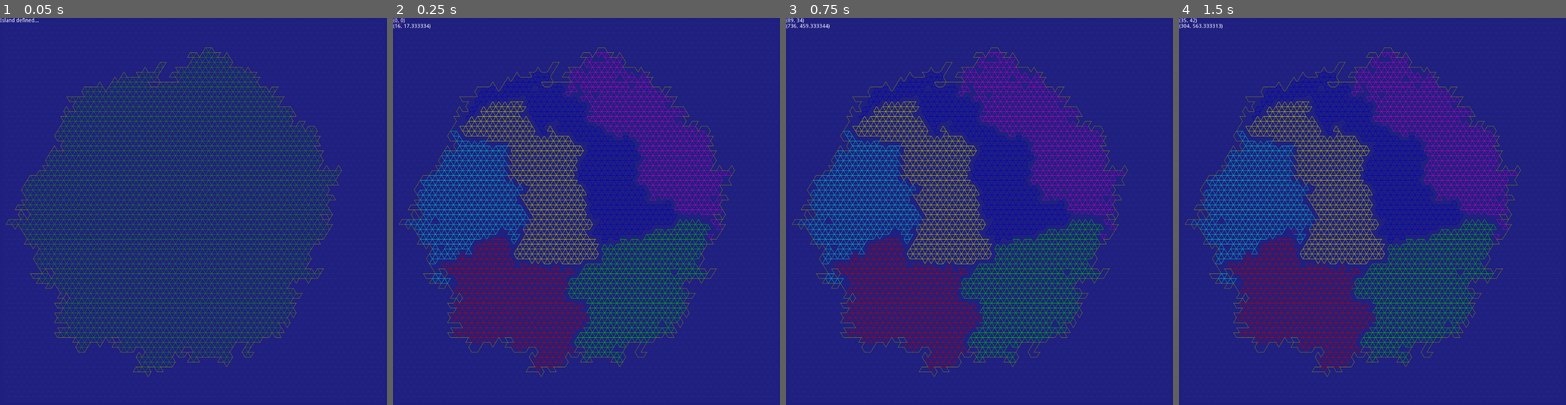
Above: before the commit, frames 1-4 (left to right).
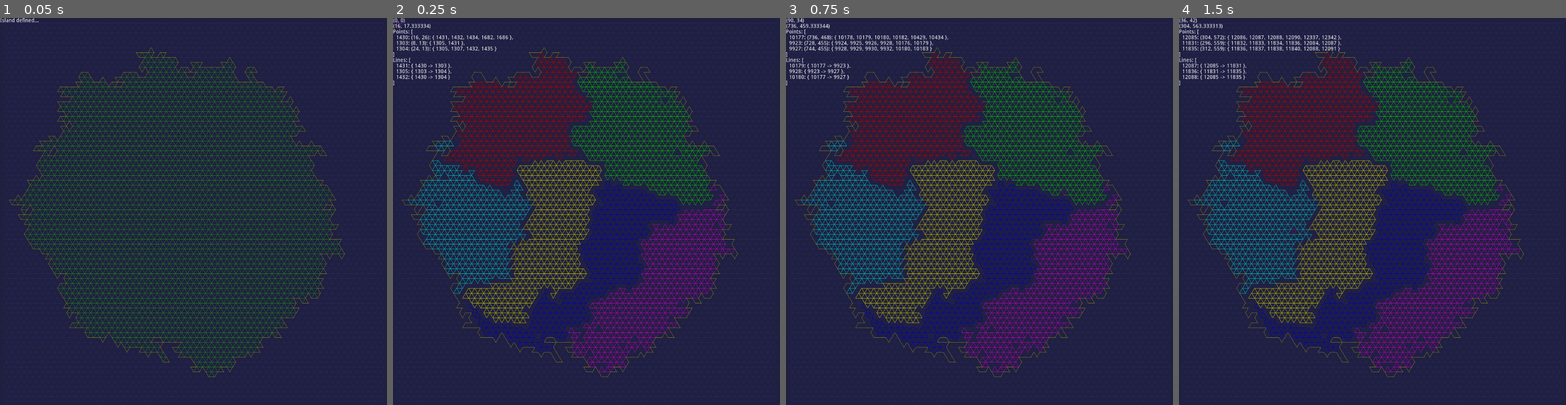
Above: after the commit, the same moments.

Repository: MichaelReel/2DMapGen_2022
Game: Godot game, scene res://PixelDrawn/TriBlobs.tscn
Same seed, same stepped clock (60 frames per second), same inputs: the game is played once before the commit and once after it. This scene is started directly instead of the project's main scene.
Inputs (mouse positions are in pixels of both pictures, inside the frame that each line leads up to):
- Up to frame 1 (0.05 s): no input
- Up to frame 2 (0.25 s): no input
- Up to frame 3 (0.75 s): tap Enter at 0.5 s; move the mouse to (1064, 192) at 0.52 s; click (1064, 192) at 0.67 s
- Up to frame 4 (1.5 s): tap Space at 1.25 s; move the mouse to (1295, 230) at 1.27 s; click (1295, 230) at 1.42 s

The runs differ from the first frame. In frame 1, 94% of the frame differs, in the area x 0-100%, y 0-100%; in frame 2, 98%; in frame 3, 98%; in frame 4, 98%.

Commit message:
Slightly moded the connections order to make the triangle order better Also modified the status messages slightly

Diff:
--- a/PixelDrawn/TriBlobs.gd
+++ b/PixelDrawn/TriBlobs.gd
@@ -11,8 +11,8 @@
 onready var borders_done := false
 
 const CELL_EDGE := 16.0
-const SEA_COLOR := Color8(32, 32, 128, 255)
-const GRID_COLOR := Color8(40, 40, 136, 255)
+const SEA_COLOR := Color8(32, 32, 64, 255)
+const GRID_COLOR := Color8(40, 40, 96, 255)
 const COAST_COLOR := Color8(128, 128, 32, 255)
 const RIVER_COLOR := Color8(128, 32, 32, 255)
 const LAND_COLOR := Color8(32, 128, 32, 255)
@@ -47,7 +47,8 @@
 		_connections.append(line)
 
 	static func sort_vert_hortz(a: BasePoint, b: BasePoint) -> bool:
-		if a._pos.y < b._pos.y:
+		"""This will sort by Y desc, then X asc"""
+		if a._pos.y > b._pos.y:
 			return true
 		elif a._pos.y == b._pos.y and a._pos.x < b._pos.x:
 				return true
@@ -94,6 +95,18 @@
 	func get_pos() -> Vector2:
 		return _pos
 
+	func _get_line_ids() -> String:
+		var ids_string : String = ""
+		var first := true
+		for line in _connections:
+			ids_string += "" if first else ", "
+			first = false
+			ids_string += "%d" % line.get_instance_id()
+		return ids_string
+
+	func _to_string() -> String:
+		return "%d: %s: { %s }" % [get_instance_id(), _pos, _get_line_ids()]
+
 
 class BaseLine:
 	var _a: BasePoint
@@ -146,6 +159,9 @@
 
 	func get_bordering_triangles() -> Array:
 		return _borders
+
+	func _to_string() -> String:
+		return "%d: { %d -> %d }" % [get_instance_id(), _a.get_instance_id(), _b.get_instance_id()]
 
 
 class BaseTriangle:
@@ -232,8 +248,10 @@
 
 	func get_status() -> String:
 		var status : String = ""
-		status += "[b](%d, %d)[/b]\n" % [ _index_col, _index_row ]
-		status += "%s" % str(_pos)
+		status += "[b][i](%d, %d)[/i][/b]\n" % [ _index_col, _index_row ]
+		status += "%s\n" % str(_pos)
+		status += "Points: [\n  %s,\n  %s,\n  %s\n]\n" % _points
+		status += "Lines: [\n  %s,\n  %s,\n  %s\n]\n" % _edges
 
 		return status
 
@@ -254,6 +272,7 @@
 #		 |___\    h^2 = (1 - 1/4) * s^2
 #		  s/2     h^2 = ( 3/4 * s^2 )
 
+		# Lay out points and connect them to any existing points
 		var row_ind: int = 0
 		for y in range (0.0 + _tri_height, rect_size.y, _tri_height):
 			var points_row: Array = []
@@ -329,8 +348,10 @@
 	func get_nearest_triangle_to(point: Vector2) -> BaseTriangle:
 		# What are the coords again?
 		# For now: Just find a nearish one, then follow the neighbours until we get there
-		var grid_row = int(point.y / _tri_height)
-		var row_pos = int(point.x / _tri_side)
+		var grid_row = int((point.y - _tri_height) / _tri_height)
+		grid_row = min(grid_row, len(_grid_tris) - 1)
+		var row_pos = int((point.x - _tri_side / 2.0) / _tri_side)
+		row_pos = min(row_pos, len(_grid_tris[grid_row]) - 1)
 
 
 		var nearest : BaseTriangle = _grid_tris[grid_row][row_pos]
